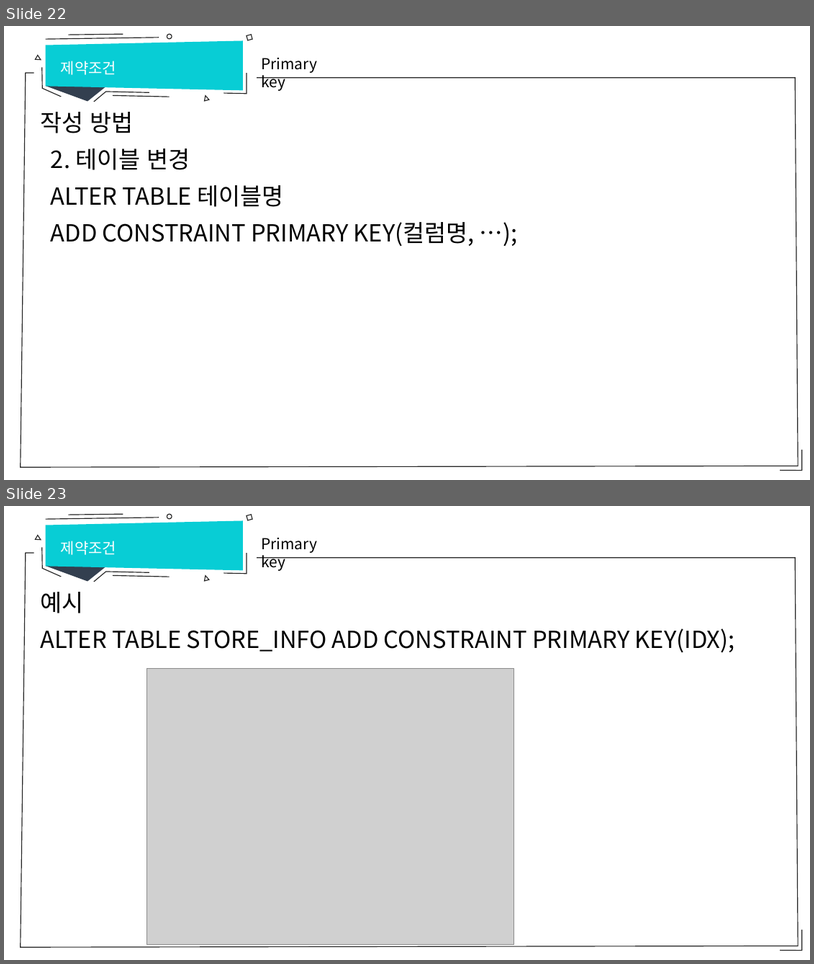
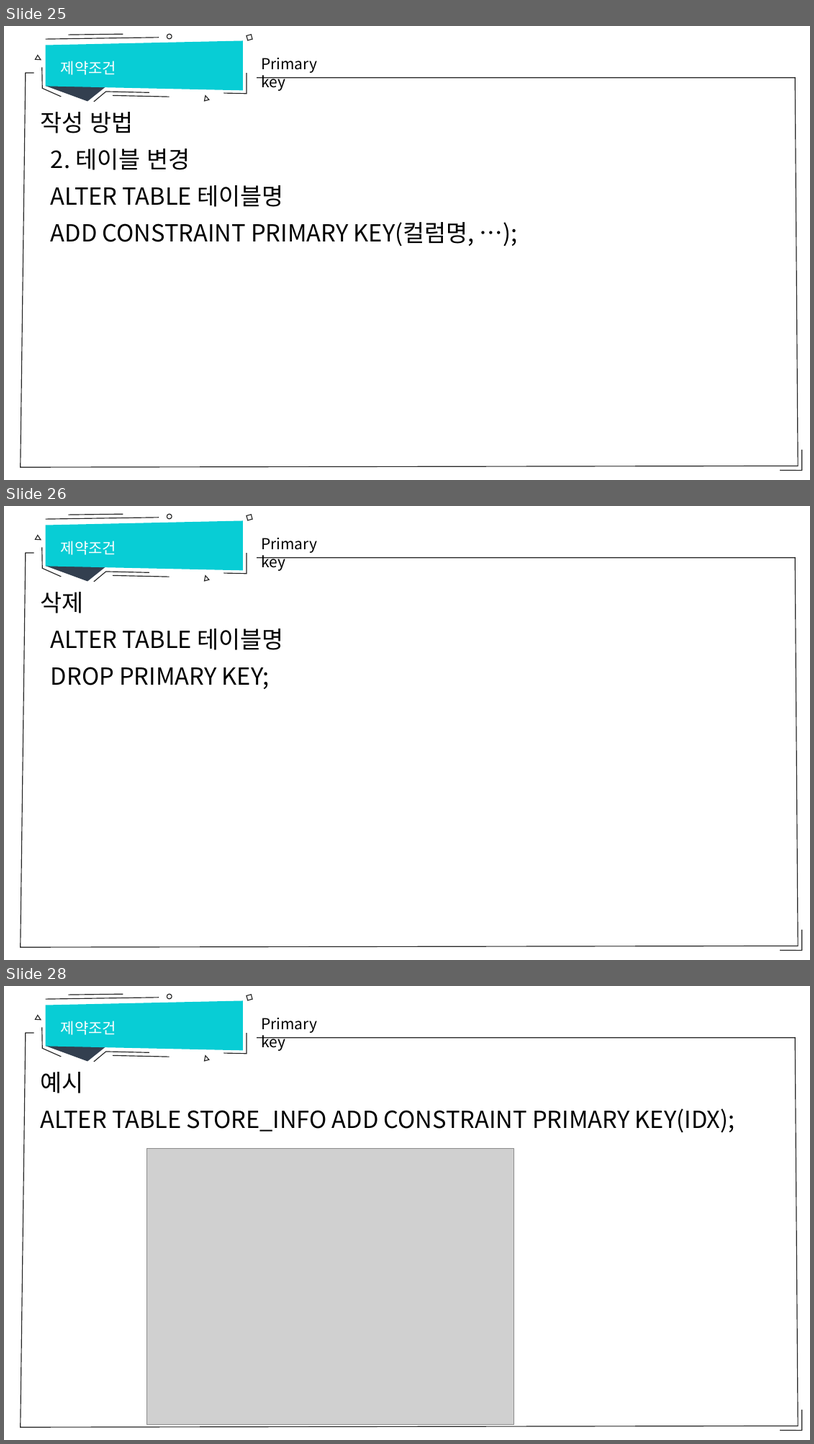
Before and after one commit to hitxid/openDatabase, a slide deck: database/제약조건.pptx. Shown one above the other, each under a label of ours: slides 22 and 23 before the commit, slides 25, 26 and 28 after it; the slides between them are not shown. The pictures are 814x964 and 814x1444 pixels, drawn with LibreOffice and Linux fonts; fonts in the diff are those of the drawing; grey boxes stand for pictures. Boxes give left, top, right and bottom in pixels: in the first picture for what was removed or moved away, otherwise in the second. Text is boxed around its words. In the diff, an @@ line names an element or a change of style, - is before the commit and + after.

Commit message:
제약조건 실습 내용 추가

```diff
--- a/database/제약조건.pptx
+++ b/database/제약조건.pptx
@@ slide 26 added at <box>4,506,810,960</box>, background #FFFFFF; not listed: 14 template elements that a slide beside it also shows @@
@@ text added at <box>61,541,116,555</box>, 18 pt, text #FFFFFF @@
+제약조건
@@ text added at <box>261,538,317,571</box>, 18 pt, text #000000 @@
+Primary key
@@ text added at <box>40,592,283,689</box>, 28 pt, text #000000 @@
+삭제
+ALTER TABLE 테이블명
+DROP PRIMARY KEY;
@@ what was slide 22 is now slide 25 @@
@@ what was slide 23 is now slide 28 @@
```
Also in this commit, not shown: 5 other slides added, 2 other files.
